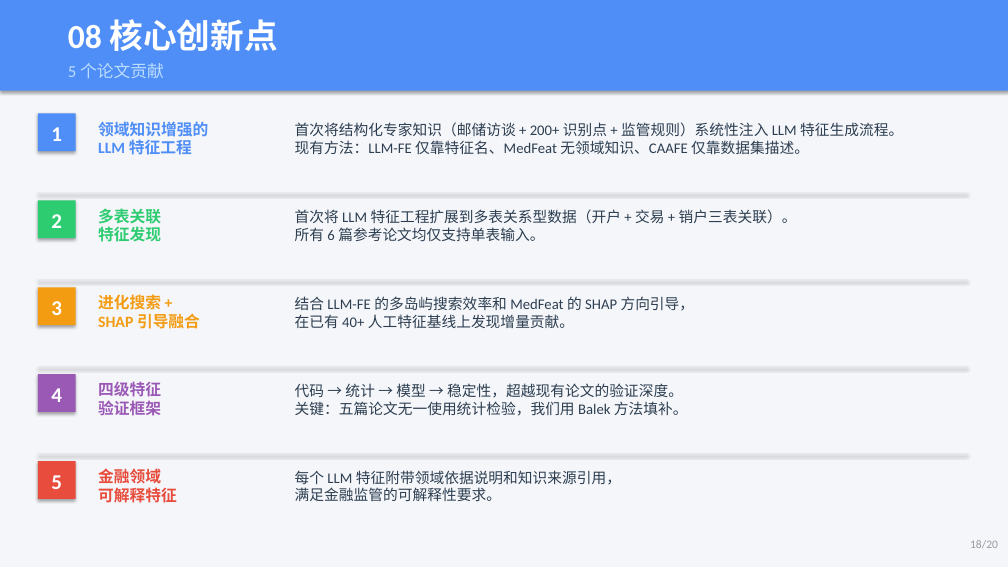
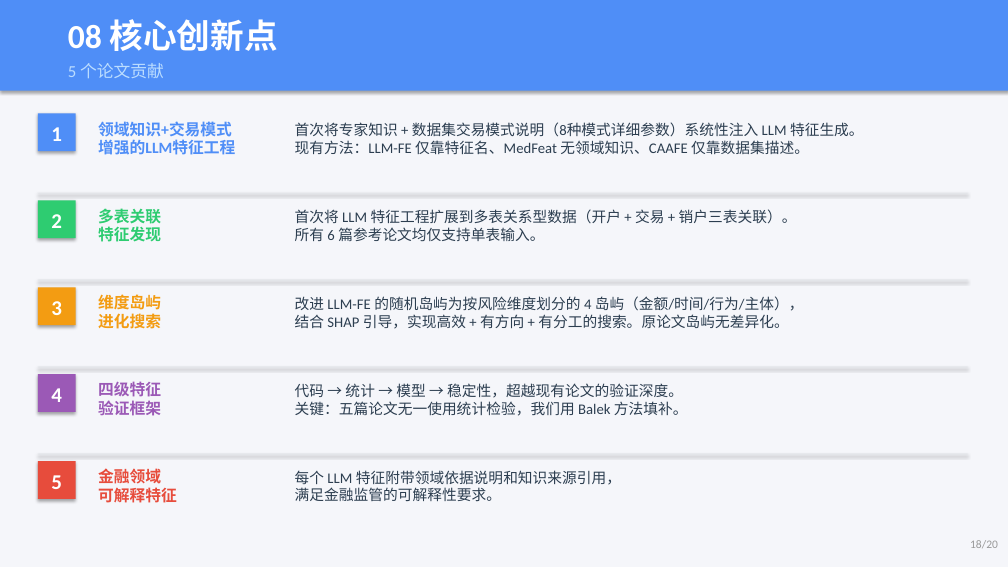
Before and after one commit to youchengsong/large-llm-create-feature, a slide deck: slide 18 of LLM_Feature_Engineering_Report.pptx. Drawn at 1008x567 pixels with LibreOffice and Linux fonts; fonts in the diff are those of the drawing. Boxes give left, top, right and bottom in pixels: in the first picture for what was removed or moved away, otherwise in the second. Text is boxed around its words. In the diff, an @@ line names an element or a change of style, - is before the commit and + after.

```diff
--- a/LLM_Feature_Engineering_Report.pptx
+++ b/LLM_Feature_Engineering_Report.pptx
@@ text at (98, 121, 235, 155): text changed @@
-领域知识增强的
-LLM 特征工程
+领域知识+交易模式
+增强的LLM特征工程
@@ text at (295, 122, 864, 154): text changed @@
-首次将结构化专家知识（邮储访谈 + 200+ 识别点 + 监管规则）系统性注入 LLM 特征生成流程。
-现有方法：LLM-FE 仅靠特征名、MedFeat 无领域知识、CAAFE 仅靠数据集描述。
+首次将专家知识 + 数据集交易模式说明（8种模式详细参数）系统性注入 LLM 特征生成。
+现有方法：LLM-FE 仅靠特征名、MedFeat 无领域知识、CAAFE 仅靠数据集描述。
@@ text at (98, 294, 161, 329): text changed @@
-进化搜索 +
-SHAP 引导融合
+维度岛屿
+进化搜索
@@ text at (295, 296, 804, 329): text changed @@
-结合 LLM-FE 的多岛屿搜索效率和 MedFeat 的 SHAP 方向引导，
-在已有 40+ 人工特征基线上发现增量贡献。
+改进 LLM-FE 的随机岛屿为按风险维度划分的 4 岛屿（金额/时间/行为/主体），
+结合 SHAP 引导，实现高效 + 有方向 + 有分工的搜索。原论文岛屿无差异化。
```
Also in this commit, not shown: 9 other slides changed, 1 slide added, 1 slide removed, 2 other files.
